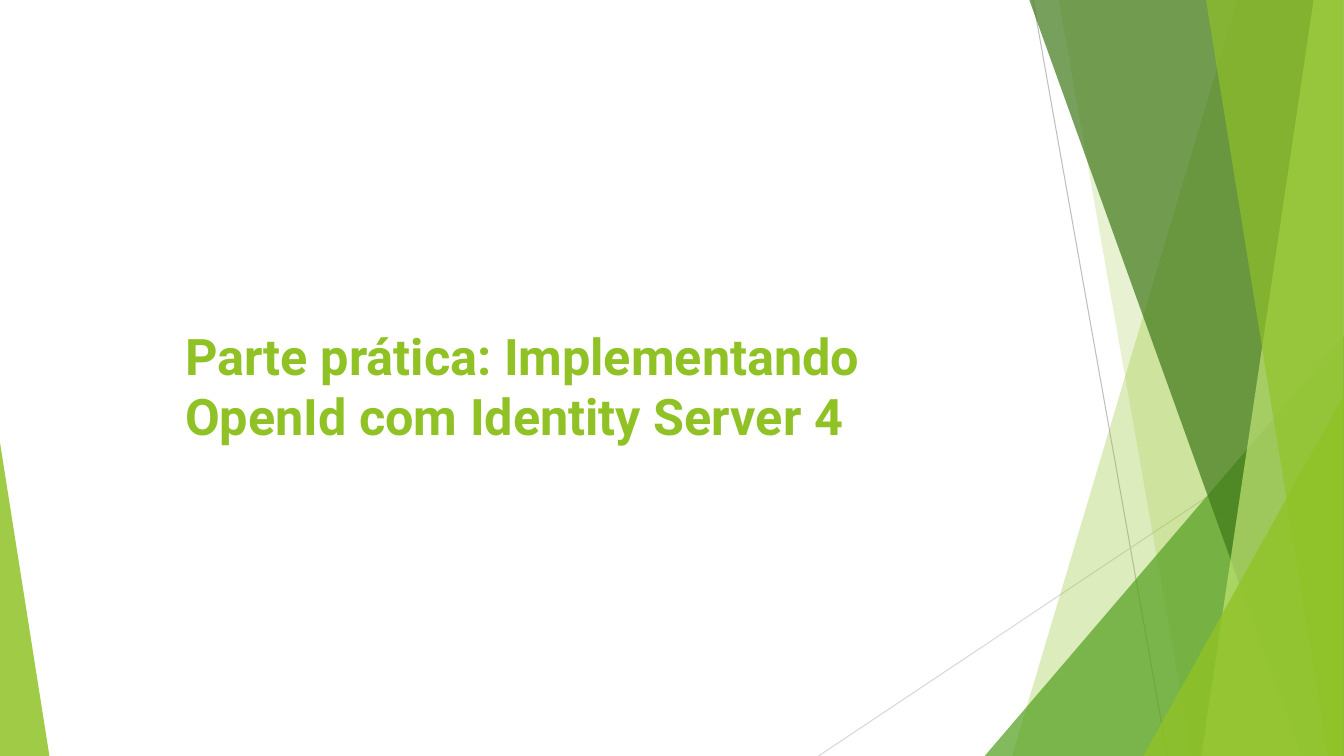
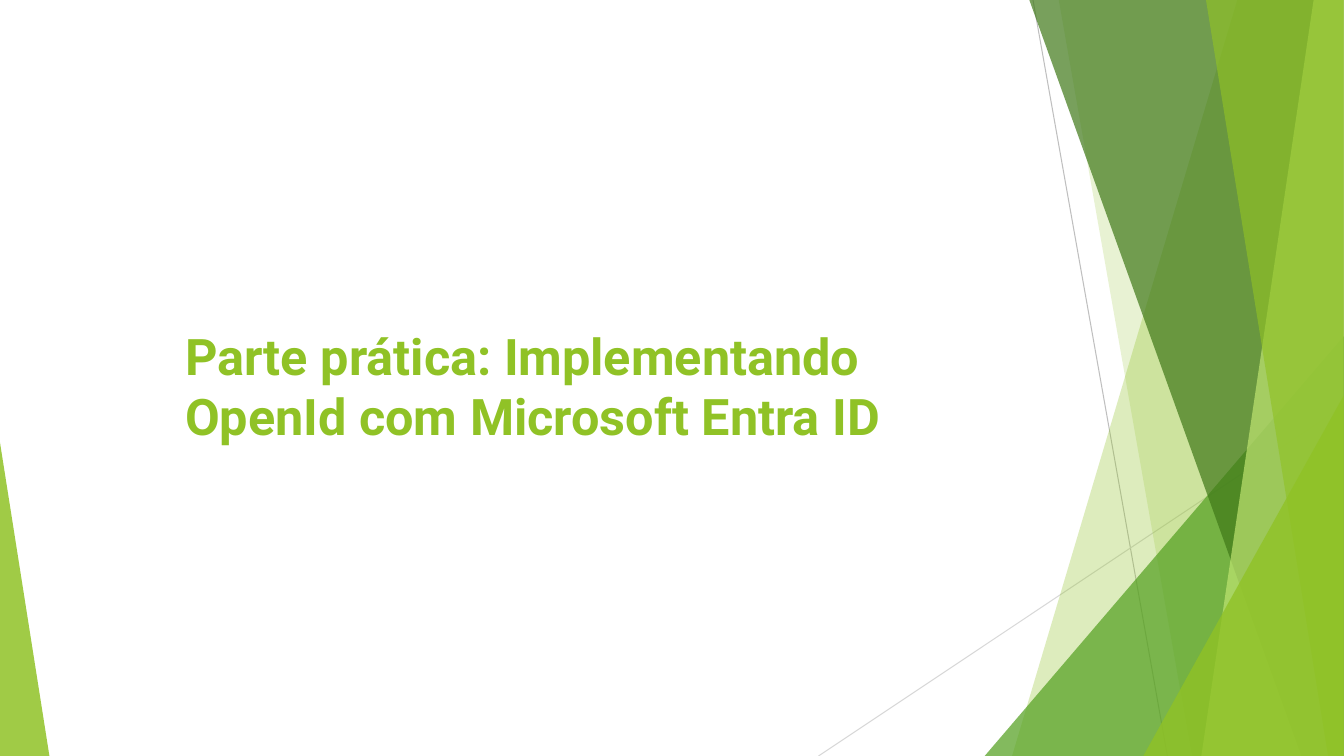
Before and after one commit to andrewmaia/OAuth2-OpenId-Apresentacao-Microsoft-Entra, a slide deck: slide 16 of Apresentacao.pptx. Drawn at 1344x756 pixels with LibreOffice and Linux fonts; fonts in the diff are those of the drawing. Boxes give left, top, right and bottom in pixels: in the first picture for what was removed or moved away, otherwise in the second. Text is boxed around its words. In the diff, an @@ line names an element or a change of style, - is before the commit and + after.

```diff
--- a/Apresentacao.pptx
+++ b/Apresentacao.pptx
@@ text at (185, 396, 880, 446): text changed @@
-OpenId com Identity Server 4
+OpenId com Microsoft Entra ID
@@ line (1344, 406) - (819, 756): stroke #D9D9D9 0.75 pt to #D8D8D8 0.75 pt @@
```
Also in this commit, not shown: 16 other slides changed, 2 other files.
